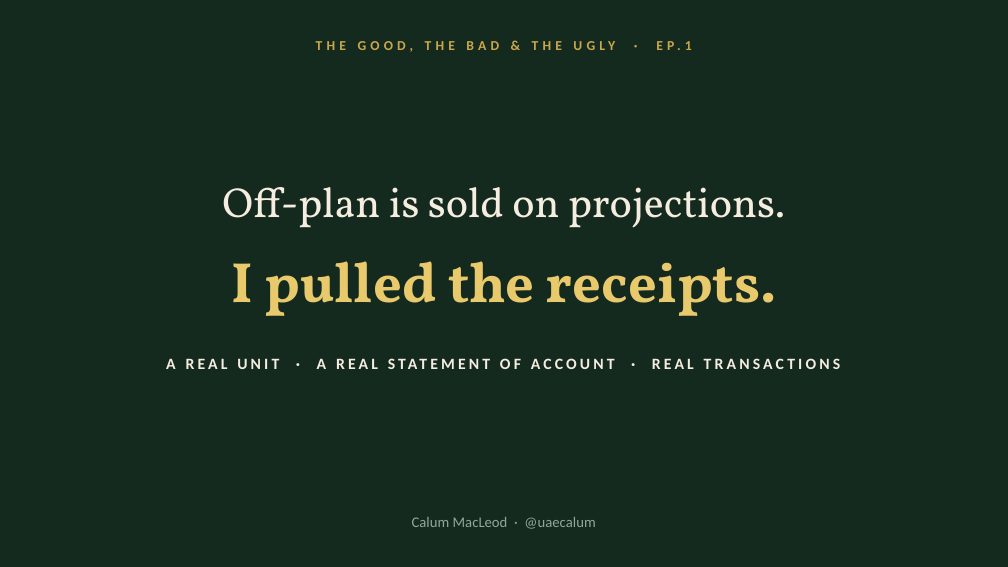
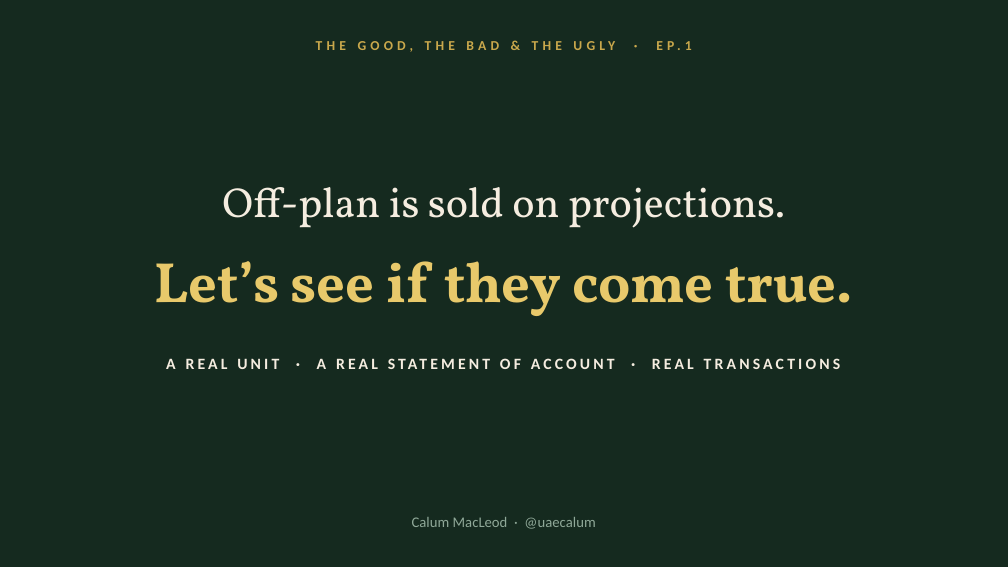
Before and after one commit to calum7macleod/dashboards, a slide deck: slide 1 of content-assets/lagoons-ep1/lagoons-review-ep1.pptx. Drawn at 1008x567 pixels with LibreOffice and Linux fonts; fonts in the diff are those of the drawing. Boxes give left, top, right and bottom in pixels: in the first picture for what was removed or moved away, otherwise in the second. Text is boxed around its words. In the diff, an @@ line names an element or a change of style, - is before the commit and + after.

```diff
--- a/content-assets/lagoons-ep1/lagoons-review-ep1.pptx
+++ b/content-assets/lagoons-ep1/lagoons-review-ep1.pptx
@@ text at <box>155,261,853,316</box>: text changed @@
-I pulled the receipts.
+Let’s see if they come true.
```
Also in this commit, not shown: 2 other slides changed.
